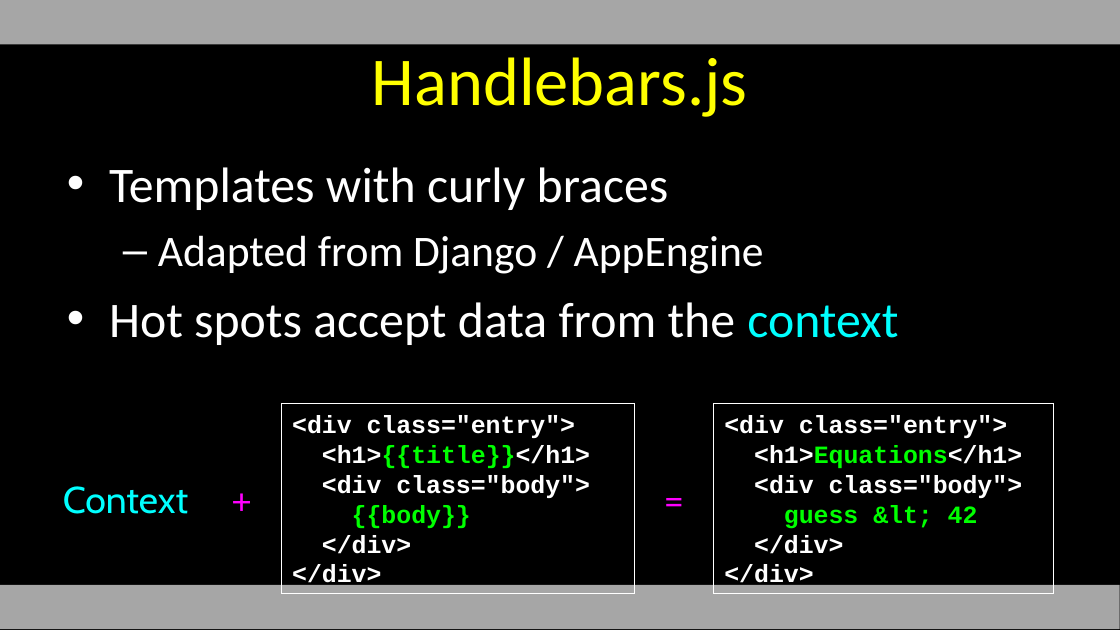
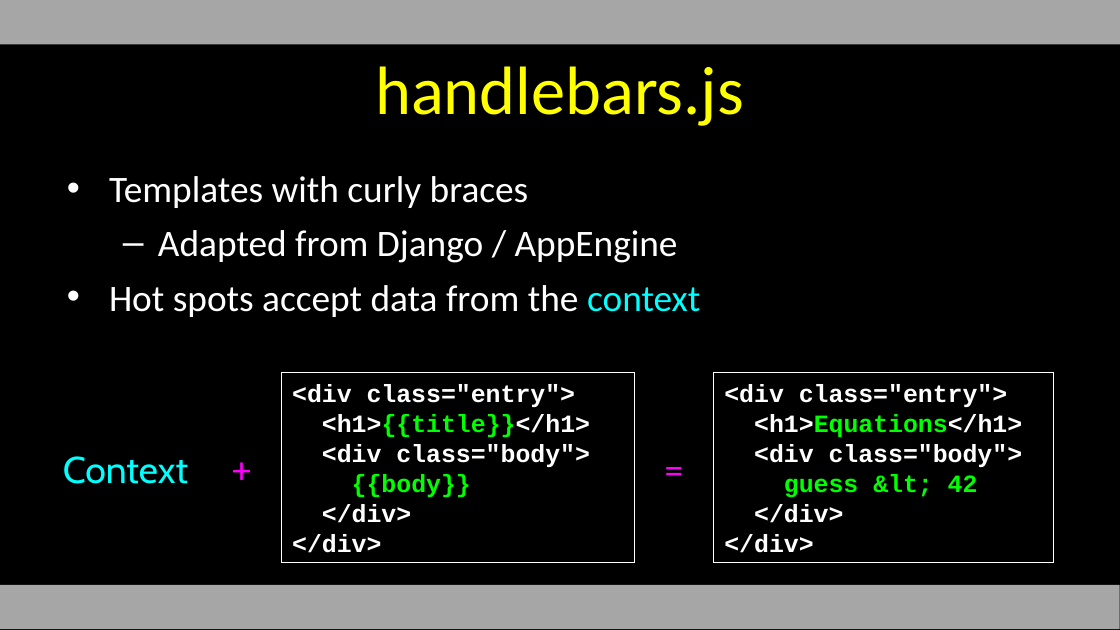
Before and after one commit to csev/wa4e, a slide deck: slide 7 of lectures/JS-05-Handlebars.ppt. Drawn at 1120x630 pixels with LibreOffice and Linux fonts; fonts in the diff are those of the drawing. Boxes give left, top, right and bottom in pixels: in the first picture for what was removed or moved away, otherwise in the second. Text is boxed around its words. In the diff, an @@ line names an element or a change of style, - is before the commit and + after.

```diff
--- a/lectures/JS-05-Handlebars.ppt
+++ b/lectures/JS-05-Handlebars.ppt
@@ title at <box>375,66,744,126</box>: text changed @@
-Handlebars.js
+handlebars.js
@@ text "Templates with curly braces": place and size @@
-text "Templates with curly braces" at <box>109,167,898,345</box>
+text "Templates with curly braces" at <box>109,176,700,317</box>
@@ text "Templates with curly braces" at <box>109,176,700,317</box>: size 32 to 24 pt in "Templates with curly braces", "Hot spots accept data from the context"; size 28 to 24 pt in "Adapted from Django / AppEngine"; less space between paragraphs @@
@@ 3 texts, 2 rectangles: place and size @@
-3 texts, 2 rectangles at <box>63,403,1053,594</box>
+3 texts, 2 rectangles at <box>63,373,1053,563</box>
```
Also in this commit, not shown: 15 other slides changed, 1 slide added, 1 slide removed, 5 other files.
